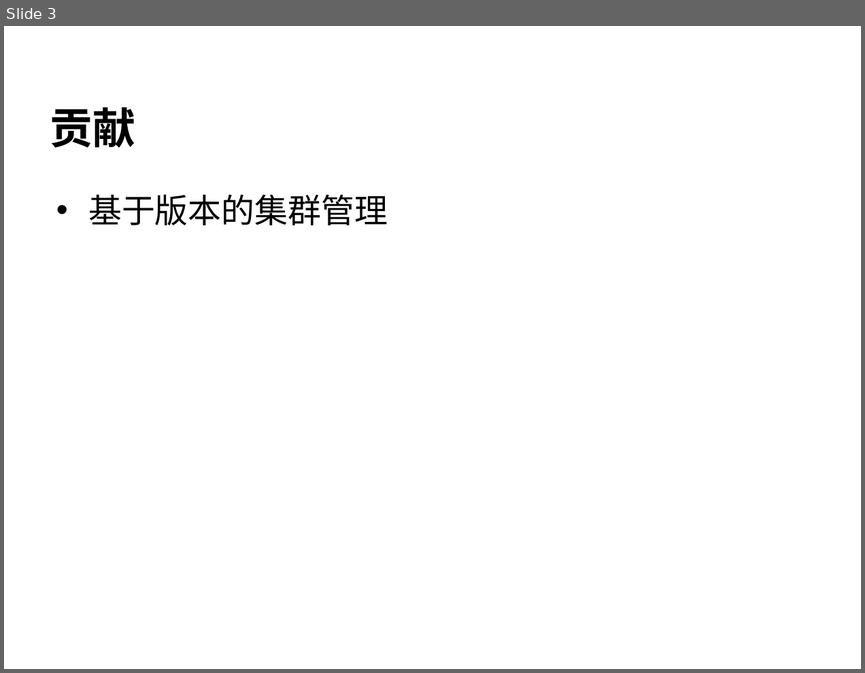
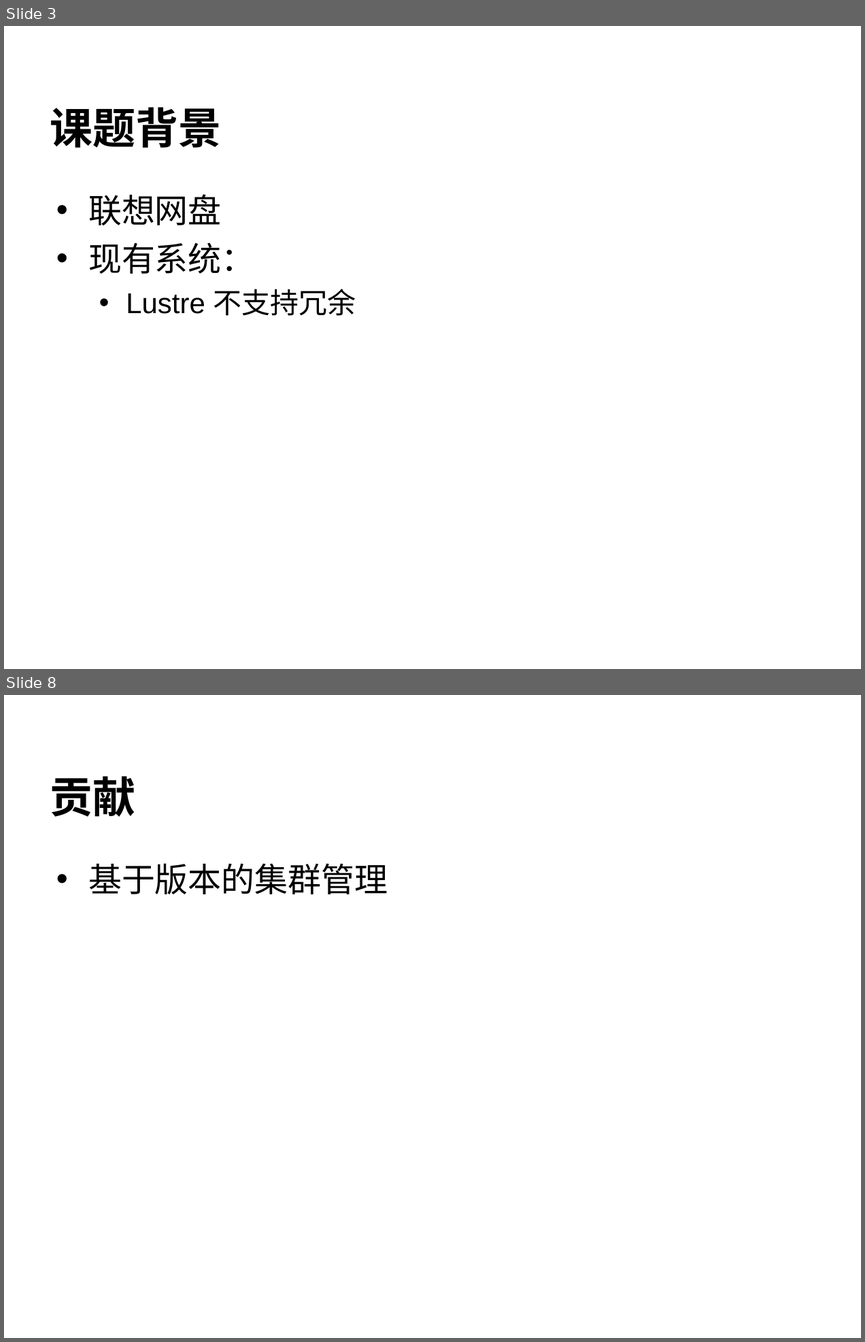
Before and after one commit to cheliequan/idning-paper, a slide deck: draft/答辩.ppt. Shown one above the other, each under a label of ours: slide 3 before the commit, slides 3 and 8 after it; the slides between them are not shown. The pictures are 865x673 and 865x1342 pixels, drawn with LibreOffice and Linux fonts; fonts in the diff are those of the drawing; background and template pictures are left out. Boxes give left, top, right and bottom in pixels: in the first picture for what was removed or moved away, otherwise in the second. Text is boxed around its words. In the diff, an @@ line names an element or a change of style, - is before the commit and + after.

```diff
--- a/draft/答辩.ppt
+++ b/draft/答辩.ppt
@@ slide 3 added at bbox=[4, 26, 861, 669], background picture (left out) @@
@@ title added at bbox=[50, 107, 221, 148], 36 pt, text #000000, bold @@
+课题背景
@@ text added at bbox=[88, 194, 356, 316], 24 pt, text #000000 @@
+• 联想网盘
+• 现有系统：
+  • Lustre 不支持冗余
@@ what was slide 3 is now slide 8 @@
```
Also in this commit, not shown: 3 slides changed, 3 other slides added, 1 slide removed, 1 other file.
